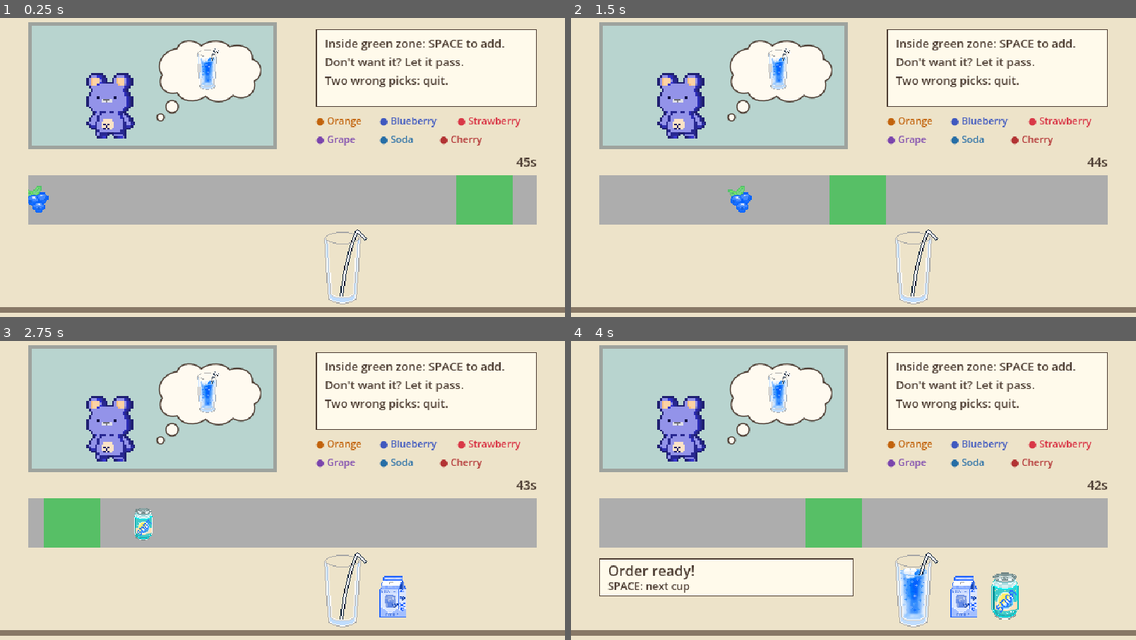
Above: before the commit, frames 1-4 (two rows, left to right).
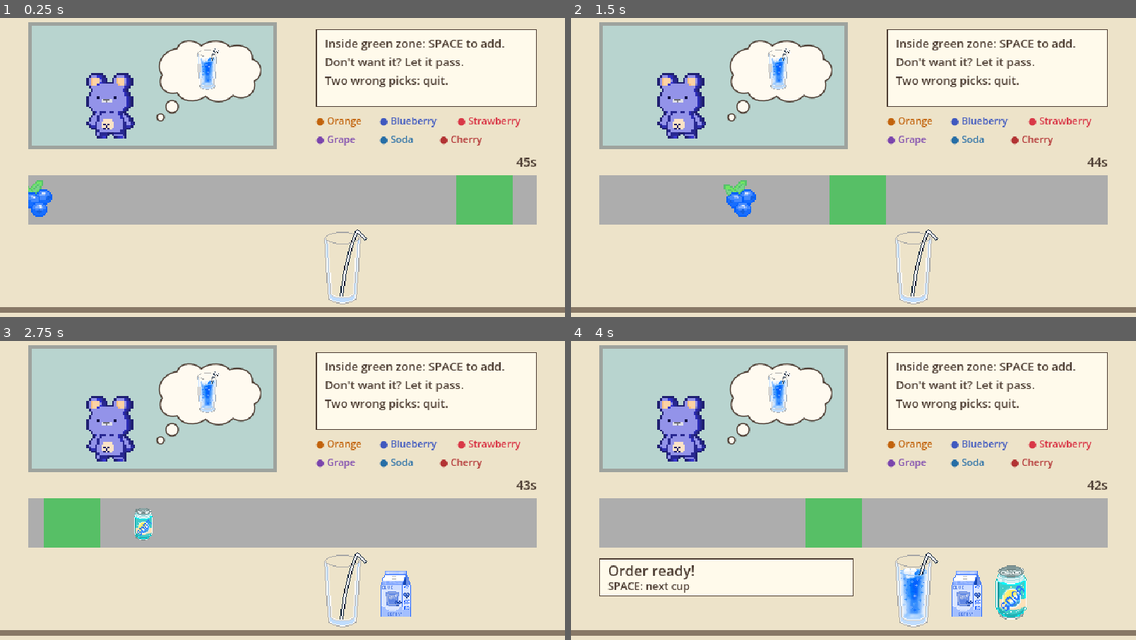
Above: after the commit, the same moments.

Repository: Xunn3714/IMGD2900
Game: Godot game, scene res://scenes/main.tscn
Two runs of this game, one before a commit and one after it. Both use one fixed random seed, a clock stepped at 60 frames per second and the inputs below. The engine's default icon, where the game draws it, is replaced by a stand-in: a white triangle on a blue panel in a dark square.
Inputs:
- Up to frame 1 (0.25 s): no input
- Up to frame 2 (1.5 s): tap Enter at 0.5, 1.35 s; hold Space (add_ingredient) 0.53-1.28 s
- Up to frame 3 (2.75 s): hold Space (add_ingredient) from 2.03 s (still down)
- Up to frame 4 (4 s): release Space (add_ingredient) at 2.78 s; tap Enter at 2.85 s; hold Space (add_ingredient) from 3.53 s (still down)

The runs differ from the first frame. In frame 1, 0.3% of the frame differs, in the area x 5-10%, y 54-67%; in frame 2, 0.4%; in frame 3, 0.6%; in frame 4, 1.4%, in the area x 67-81%, y 75-94%.

Commit message:
redo the size of fruits

Diff:
--- a/scenes/main.tscn
+++ b/scenes/main.tscn
@@ -275,8 +275,8 @@
 texture_filter = 1
 layout_mode = 0
 offset_left = 426.0
-offset_top = 278.0
-offset_right = 464.0
+offset_top = 270.0
+offset_right = 470.0
 offset_bottom = 336.0
 mouse_filter = 2
 expand_mode = 1
@@ -286,9 +286,9 @@
 visible = false
 texture_filter = 1
 layout_mode = 0
-offset_left = 472.0
-offset_top = 278.0
-offset_right = 510.0
+offset_left = 476.0
+offset_top = 270.0
+offset_right = 520.0
 offset_bottom = 336.0
 mouse_filter = 2
 expand_mode = 1
@@ -298,9 +298,9 @@
 visible = false
 texture_filter = 1
 layout_mode = 0
-offset_left = 518.0
-offset_top = 278.0
-offset_right = 556.0
+offset_left = 526.0
+offset_top = 270.0
+offset_right = 570.0
 offset_bottom = 336.0
 mouse_filter = 2
 expand_mode = 1
--- a/scripts/ingredient.gd
+++ b/scripts/ingredient.gd
@@ -8,7 +8,8 @@
 	speed = travel_speed
 	var visual: Sprite2D = $Visual
 	visual.texture = art
-	var factor: float = minf(40.0 / art.get_width(), 40.0 / art.get_height())
+	var target_size: float = 40.0 if kind == &"soda" else (68.0 if kind == &"grape" else 56.0)
+	var factor: float = minf(target_size / art.get_width(), target_size / art.get_height())
 	visual.scale = Vector2.ONE * factor
 
 func advance(delta: float) -> void:
--- a/scripts/main.gd
+++ b/scripts/main.gd
@@ -6,6 +6,9 @@
 const TRACK_LEFT: float = 32.0
 const TRACK_RIGHT: float = 608.0
 const TRACK_Y: float = 226.0
+const SELECTION_SLOT_START := Vector2(426.0, 270.0)
+const SELECTION_SLOT_SIZE := Vector2(44.0, 66.0)
+const SELECTION_SLOT_GAP: float = 6.0
 
 @export_group("Playtest tuning")
 @export_range(60.0, 240.0, 5.0) var ingredient_speed: float = 120.0
@@ -65,6 +68,7 @@
 func _ready() -> void:
 	$CustomerWindow/Customer.texture = customer_art
 	_setup_cup_art()
+	_setup_selection_slots()
 	textures = {
 		&"orange": orange_art, &"blueberry": blueberry_art,
 		&"strawberry": strawberry_art, &"grape": grape_art,
@@ -101,6 +105,14 @@
 	empty_cup.expand_mode = TextureRect.EXPAND_IGNORE_SIZE
 	empty_cup.stretch_mode = TextureRect.STRETCH_KEEP_ASPECT_CENTERED
 	empty_cup.set_anchors_and_offsets_preset(Control.PRESET_FULL_RECT)
+
+func _setup_selection_slots() -> void:
+	for index in selection_slots.size():
+		selection_slots[index].position = Vector2(
+			SELECTION_SLOT_START.x + index * (SELECTION_SLOT_SIZE.x + SELECTION_SLOT_GAP),
+			SELECTION_SLOT_START.y
+		)
+		selection_slots[index].size = SELECTION_SLOT_SIZE
 
 func start_round() -> void:
 	if rules.game_over:
--- a/tests/alpha_smoke.gd
+++ b/tests/alpha_smoke.gd
@@ -62,12 +62,16 @@
 	check(scene.get_node("Track/Rail") is ColorRect and scene.hit_zone.color.g > scene.hit_zone.color.r, "Separate gray rail and green zone")
 	check(scene.get_node("Cup").size == Vector2(60, 90), "Empty cup artwork keeps 60x90 dimensions")
 	check(scene.get_node("Cup/EmptyCup") is TextureRect and scene.get_node("Cup/EmptyCup").texture == scene.empty_cup_art, "Empty cup artwork replaces the rectangle placeholder")
+	check(scene.selection_slots[0].size == Vector2(44, 66) and scene.selection_slots[2].position == Vector2(526, 270), "Cup-side selections use the larger three-slot layout")
 	var first_order: StringName = scene.current_fruit
 	check(scene.order_fruits.has(first_order), "First order randomly chooses a supported fruit")
 	check(scene.order_image.texture == scene.finished_drinks[first_order], "Thinking bubble matches the random order")
 	scene._clear_ingredients()
 	var item = scene._spawn_ingredient(first_order)
 	var visual: Sprite2D = item.get_node("Visual")
+	var visual_size: Vector2 = Vector2(visual.texture.get_width(), visual.texture.get_height()) * visual.scale
+	var expected_visual_size: float = 68.0 if first_order == &"grape" else 56.0
+	check(is_equal_approx(maxf(visual_size.x, visual_size.y), expected_visual_size), "QTE fruit artwork uses its tuned display size")
 	var ingredient_half_width: float = visual.texture.get_width() * absf(visual.scale.x) * 0.5
 	var left_hit_boundary: float = scene.hit_center - scene.hit_width * 0.5 - scene.hit_tolerance - ingredient_half_width
 	item.position.x = left_hit_boundary - 0.1
